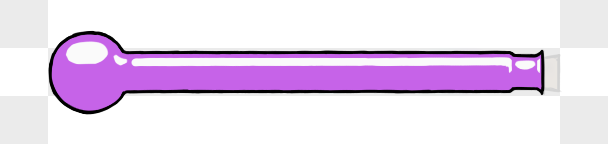
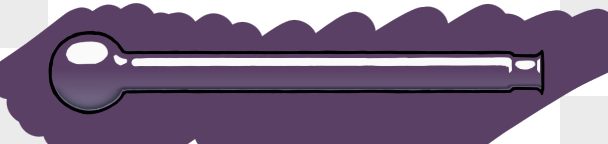
Comparing the layer stacks of the two 608px x 144px images. Changes:
hid "Liquid" over [0, 3, 576, 128]
added layer "Glass Colors" above "Paint Layer 1" over [0, 3, 608, 144]
showed "Paint Layer 1" over [0, 3, 608, 144]
